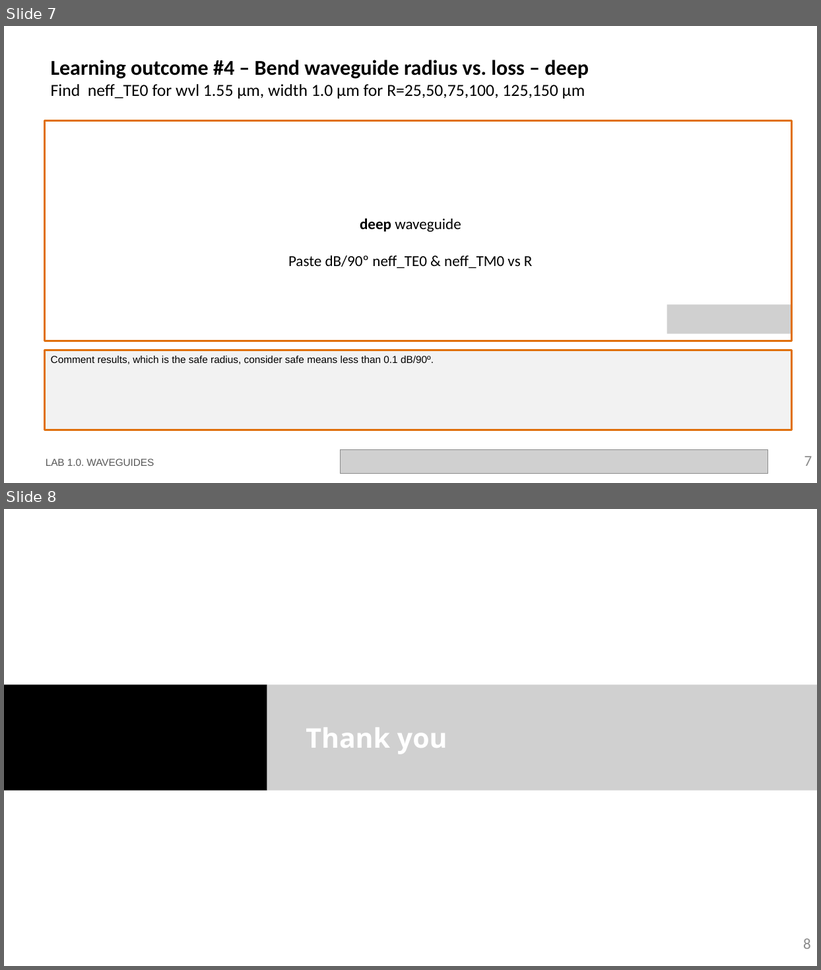
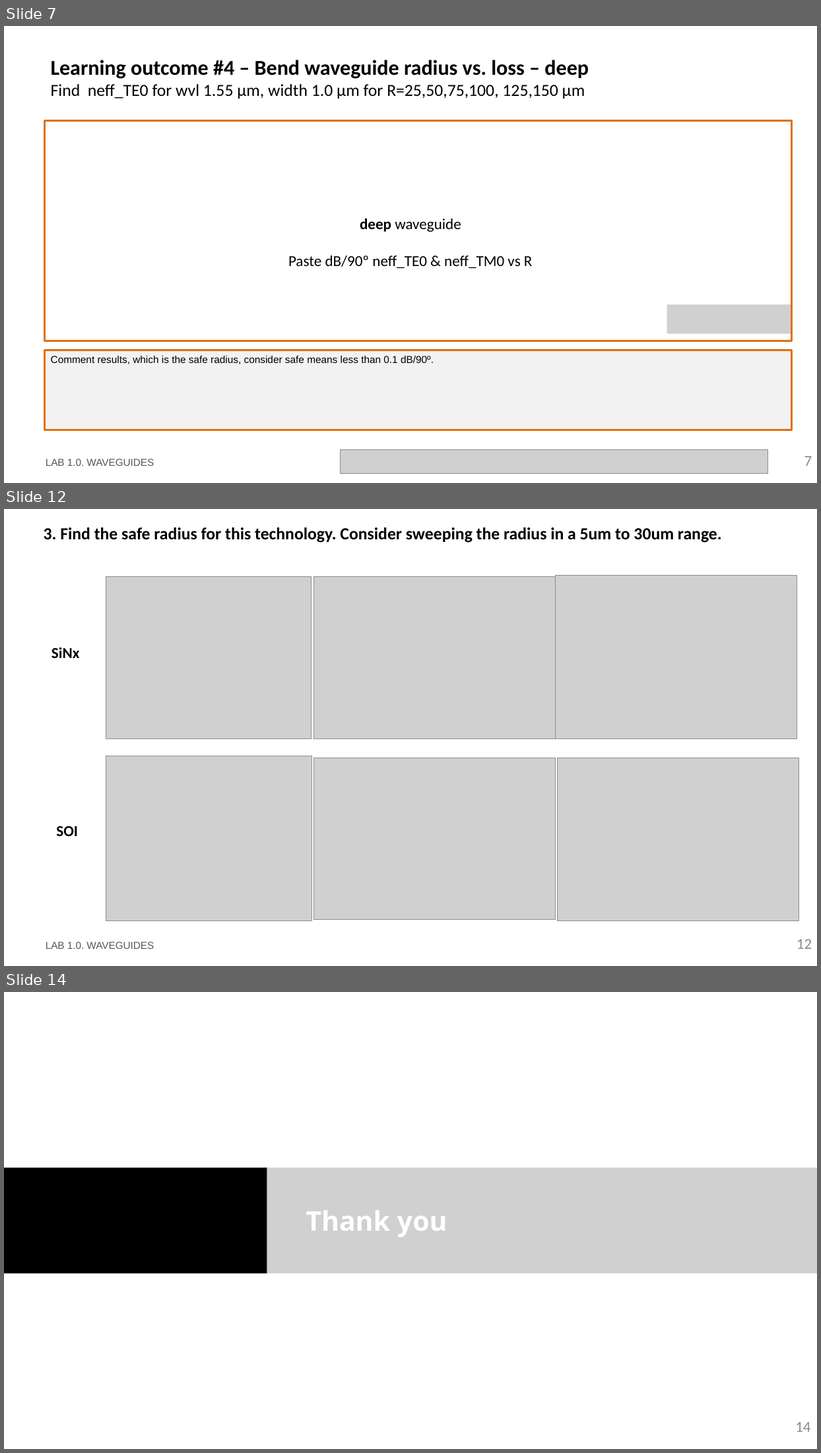
Before and after one commit to snacmuo/pic-upv-lab1, a slide deck: LabBook_10.pptx. Shown one above the other, each under a label of ours: slides 7 and 8 before the commit, slides 7, 12 and 14 after it; the slides between them are not shown. The pictures are 821x970 and 821x1453 pixels, drawn with LibreOffice and Linux fonts; fonts in the diff are those of the drawing; grey boxes stand for pictures; background and template pictures are left out. Boxes give left, top, right and bottom in pixels: in the first picture for what was removed or moved away, otherwise in the second. Text is boxed around its words. In the diff, an @@ line names an element or a change of style, - is before the commit and + after.

```diff
--- a/LabBook_10.pptx
+++ b/LabBook_10.pptx
@@ slide 12 added at (4,509,817,966), background #FFFFFF @@
@@ title added at (44,527,722,543), 20 pt, text #000000, bold @@
+3. Find the safe radius for this technology. Consider sweeping the radius in a 5um to 30um range.
@@ picture added at (106,577,312,739) @@
@@ picture added at (314,577,556,739) @@
@@ picture added at (556,576,797,739) @@
@@ text added at (52,648,79,658), 18 pt, text #000000, bold @@
+SiNx
@@ picture added at (106,756,312,921) @@
@@ picture added at (314,758,556,920) @@
@@ picture added at (558,758,799,921) @@
@@ text added at (56,826,78,836), 18 pt, text #000000, bold @@
+SOI
@@ text added at (46,942,154,949), 12 pt, text #585858 @@
+LAB 1.0. WAVEGUIDES
@@ page number added at (797,939,812,949), 18 pt, text #8C8C8C @@
+12
@@ what was slide 8 is now slide 14 @@
@@ page number at (795,1422,811,1432): text changed @@
-8
+14
```
Also in this commit, not shown: 1 slide changed, 5 other slides added, 1 other file.
